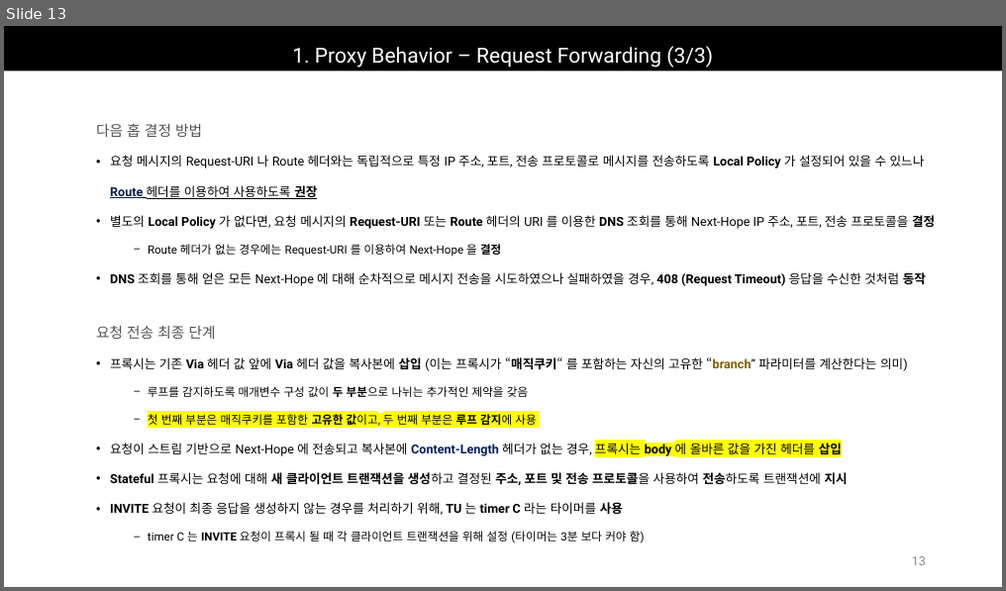
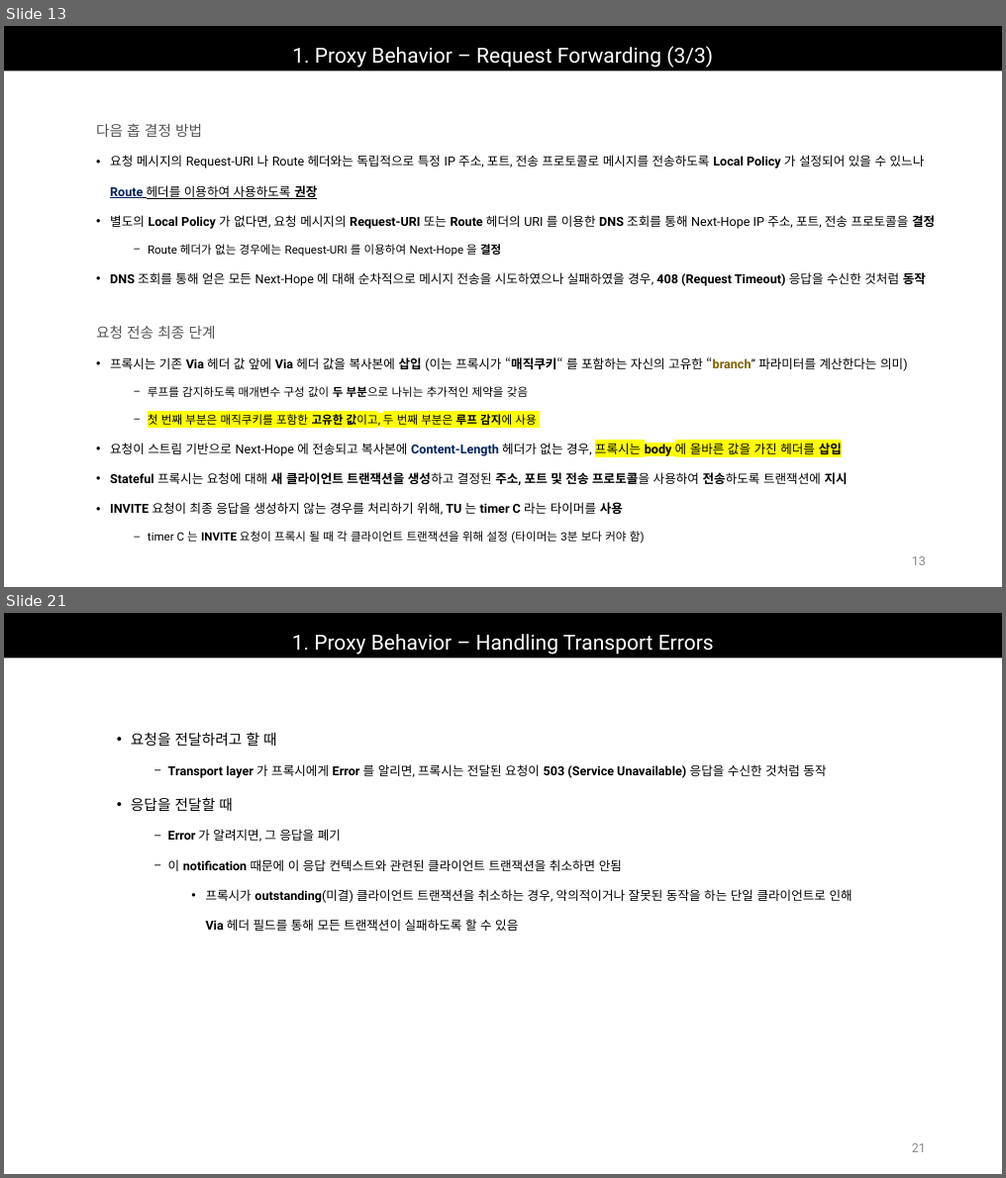
Before and after one commit to Epsilonely/SIP-Survey, a slide deck: 세미나 3차.pptx. Shown one above the other, each under a label of ours: slide 13 before the commit, slides 13 and 21 after it; the slides between them are not shown. The pictures are 1006x591 and 1006x1178 pixels, drawn with LibreOffice and Linux fonts; fonts in the diff are those of the drawing. Boxes give left, top, right and bottom in pixels: in the first picture for what was removed or moved away, otherwise in the second. Text is boxed around its words. In the diff, an @@ line names an element or a change of style, - is before the commit and + after.

```diff
--- a/세미나 3차.pptx
+++ b/세미나 3차.pptx
@@ slide 21 added at [4, 613, 1002, 1174], background #FFFFFF @@
@@ title added at [4, 613, 1002, 658], fill #000000, 20 pt, text #FFFFFF @@
+1. Proxy Behavior – Handling Transport Errors
@@ text added at [131, 732, 852, 931], 12 pt, text #000000 @@
+• 요청을 전달하려고 할 때
+  − Transport layer 가 프록시에게 Error 를 알리면, 프록시는 전달된 요청이 503 (Service Unavailable) 응답을 수신한 것처럼 동작
+• 응답을 전달할 때
+  − Error 가 알려지면, 그 응답을 폐기
+  − 이 notification 때문에 이 응답 컨텍스트와 관련된 클라이언트 트랜잭션을 취소하면 안됨
+    • 프록시가 outstanding(미결) 클라이언트 트랜잭션을 취소하는 경우, 악의적이거나 잘못된 동작을 하는 단일 클라이언트로 인해
+      Via 헤더 필드를 통해 모든 트랜잭션이 실패하도록 할 수 있음
@@ page number added at [912, 1144, 926, 1153], 12 pt, text #8C8C8C @@
+21
```
Also in this commit, not shown: 2 slides changed, 16 other slides added, 3 other files.
